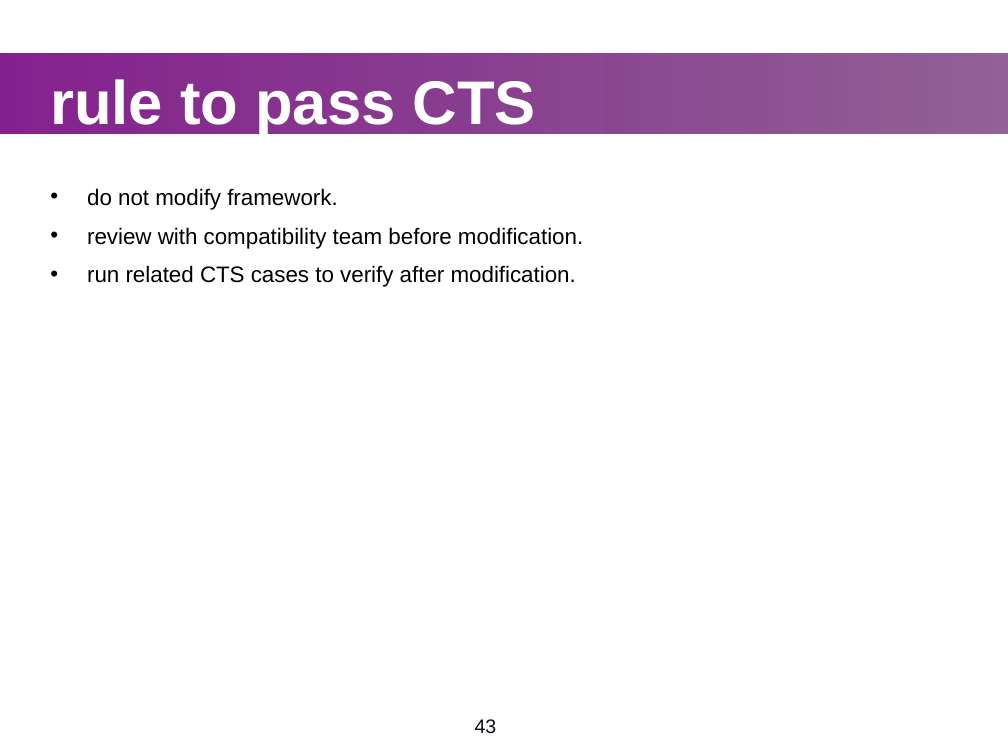
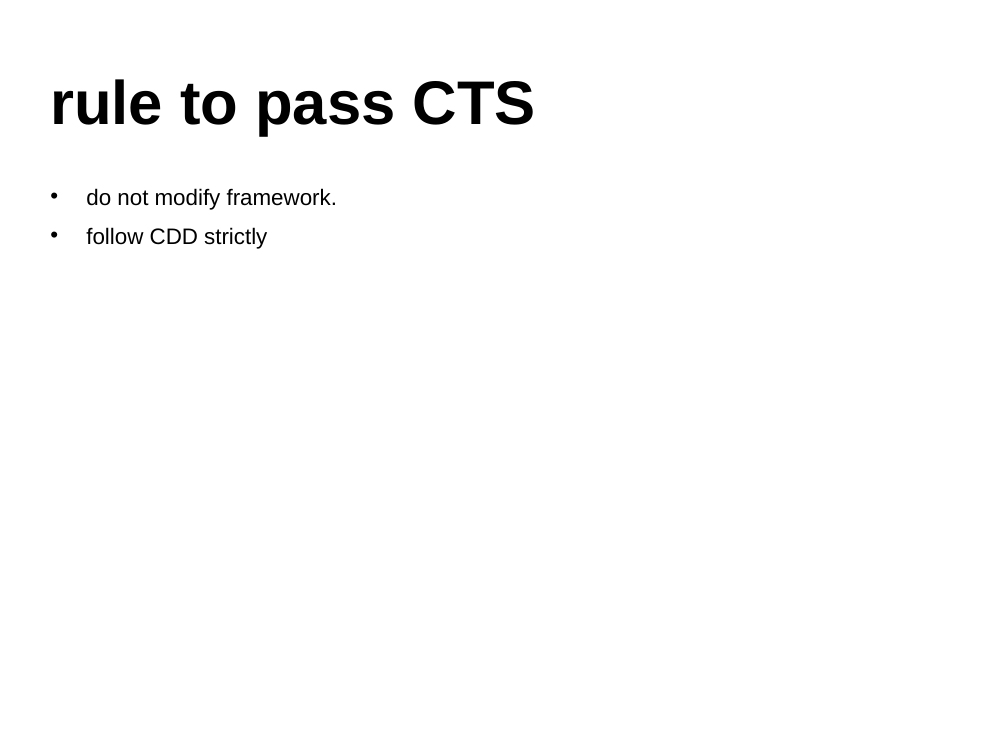
Before and after one commit to widerules/system-information, a slide deck: slide 42 of cts/CTS-training.ppt (slide 43 before the commit). Drawn at 1008x756 pixels with LibreOffice and Linux fonts; fonts in the diff are those of the drawing; background and template pictures are left out. Boxes give left, top, right and bottom in pixels: in the first picture for what was removed or moved away, otherwise in the second. Text is boxed around its words. In the diff, an @@ line names an element or a change of style, - is before the commit and + after.

```diff
--- a/cts/CTS-training.ppt
+++ b/cts/CTS-training.ppt
@@ rectangle removed at (x1=0, y1=53, x2=1008, y2=133) @@
@@ text "rule to pass CTS" at (x1=50, y1=79, x2=536, y2=135): text colour #FFFFFF to #000000 @@
@@ text at (x1=86, y1=227, x2=267, y2=249): text changed @@
-• review with compatibility team before modification.
-• run related CTS cases to verify after modification.
+• follow CDD strictly
@@ page number removed at (x1=475, y1=719, x2=497, y2=734) @@
-43
```
Also in this commit, not shown: 40 other slides changed, 1 slide added, 2 slides removed.
